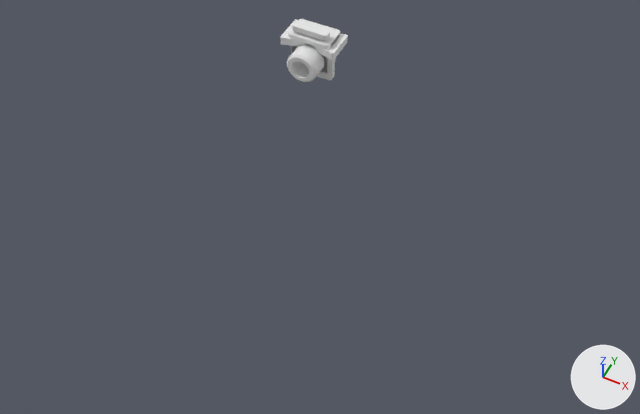
A saved change to the glTF model modelos/pecas.glb.
Camera for both pictures: a camera (50 mm lens) standing at (118.7, -232.6, 217.0) and looking at (38.7, -72.6, 17.0). Lighting does not change. The marker at lower right points along +X, +Y and +Z. The picture after the commit comes second.

In view in the first picture: 'conexao_tubo', 'trava' and 3 more.
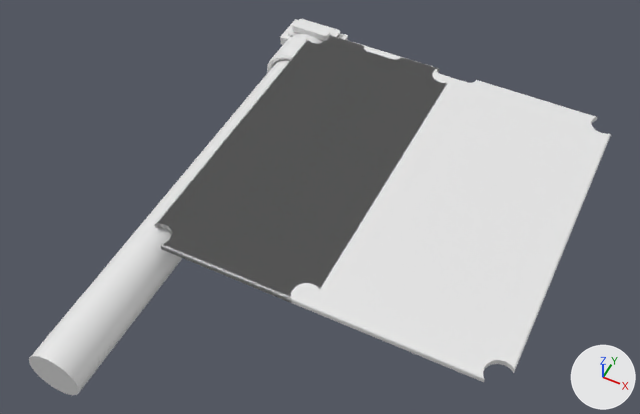
What differs and where, as boxes [x1, y1, x2, y2] in the pictures (640 x 414 px):
'capa_luz_110x110', added: after [158, 36, 611, 382]
'capa_luz_55x110', added: after [155, 35, 445, 303]
'acr_frasco_tubo_ensaio', added: after [29, 60, 290, 395]
'capa_luz_55x55', added: after [252, 35, 447, 166]
'adaptador_tubo_ensaio', added: after [267, 32, 339, 73]
'conexao_tubo', unchanged, covered by the edit: before [287, 44, 336, 82]

The change in detail:
Mesh me_capa_luz_55x55 is new.
It has 1050 vertices, 2096 faces and spans x 0.5..54.5, y -54.5..-0.5, z 19.7..21.5.
Mesh me_capa_luz_55x110 is new.
It has 1050 vertices, 2096 faces and spans x 0.5..54.5, y -109.5..-0.5, z 19.7..21.5.
Mesh me_capa_luz_110x110 is new.
It has 1050 vertices, 2096 faces and spans x 0.5..109.5, y -109.5..-0.5, z 19.7..21.5.
Mesh me_acr_frasco_tubo_ensaio is new.
It has 504 vertices, 1004 faces and spans x -8.0..8.0, y -153.0..-3.0, z 3.0..19.0.
Mesh me_adaptador_tubo_ensaio is new.
It has 1532 vertices, 3072 faces and spans x -10.2..10.2, y -18.0..4.9, z 0.8..21.2.
Object 'capa_luz_55x55' (ob_capa_luz_55x55) is new; it shows me_capa_luz_55x55.
Its location is (0.0, 0.0, 0.0).
Object 'capa_luz_55x110' (ob_capa_luz_55x110) is new; it shows me_capa_luz_55x110.
Its location is (0.0, 0.0, 0.0).
Object 'capa_luz_110x110' (ob_capa_luz_110x110) is new; it shows me_capa_luz_110x110.
Its location is (0.0, 0.0, 0.0).
Object 'acr_frasco_tubo_ensaio' (ob_acr_frasco_tubo_ensaio) is new; it shows me_acr_frasco_tubo_ensaio.
Its location is (0.0, 0.0, 0.0).
Object 'adaptador_tubo_ensaio' (ob_adaptador_tubo_ensaio) is new; it shows me_adaptador_tubo_ensaio.
Its location is (0.0, 0.0, 0.0).
